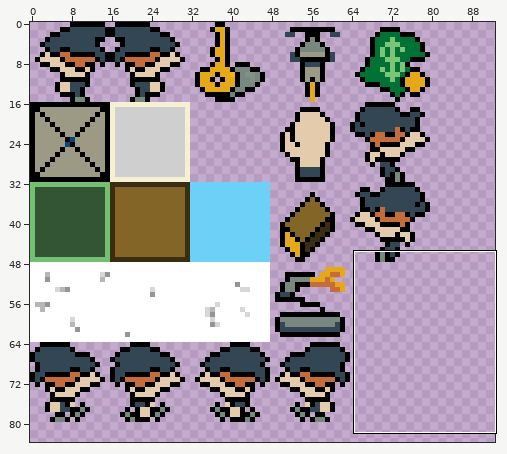
Sprite sheet: graphics/sprites.png. The picture above shows the old version from afar; the outline marks the close-up.
Close-up. First the earlier version:
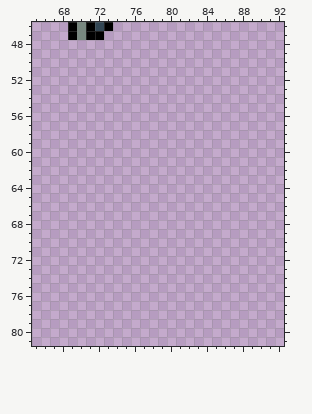
The file is 128x128 pixels. Pixels under 10% opacity are left out. Colours within 5 levels of each other are drawn and written as one. Shown: x 65..92, y 46..81. The wide view leaves out empty margins.
The same view after the edit:
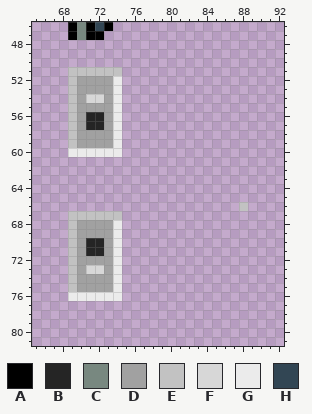
Palette (. is transparent): A #000000  B #252525  C #788880  D #a1a1a1  E #c2c2c2  F #d7d7d7  G #ebebeb  H #324654
Diff:
{"y":51,"x":69,"old":"......","new":"EEEEEE"}
{"y":52,"x":69,"old":"......","new":"EDDDDG"}
{"y":53,"x":69,"old":"......","new":"EDDDDG"}
{"y":54,"x":69,"old":"......","new":"EDFFDG"}
{"y":55,"x":69,"old":"......","new":"EDDDDG"}
{"y":56,"x":69,"old":"......","new":"EDBBDG"}
{"y":57,"x":69,"old":"......","new":"EDBBDG"}
{"y":58,"x":69,"old":"......","new":"EDDDDG"}
{"y":59,"x":69,"old":"......","new":"EDDDDG"}
{"y":60,"x":69,"old":"......","new":"GGGGGG"}
{"y":66,"x":88,"old":".","new":"E"}
{"y":67,"x":69,"old":"......","new":"EEEEEE"}
{"y":68,"x":69,"old":"......","new":"EDDDDG"}
{"y":69,"x":69,"old":"......","new":"EDDDDG"}
{"y":70,"x":69,"old":"......","new":"EDBBDG"}
{"y":71,"x":69,"old":"......","new":"EDBBDG"}
{"y":72,"x":69,"old":"......","new":"EDDDDG"}
{"y":73,"x":69,"old":"......","new":"EDFFDG"}
{"y":74,"x":69,"old":"......","new":"EDDDDG"}
{"y":75,"x":69,"old":"......","new":"EDDDDG"}
{"y":76,"x":69,"old":"......","new":"GGGGGG"}
{"label":"added","picture_box":[68,67,122,157]}
{"label":"added","picture_box":[239,202,248,211]}
{"label":"added","picture_box":[68,211,122,301]}
